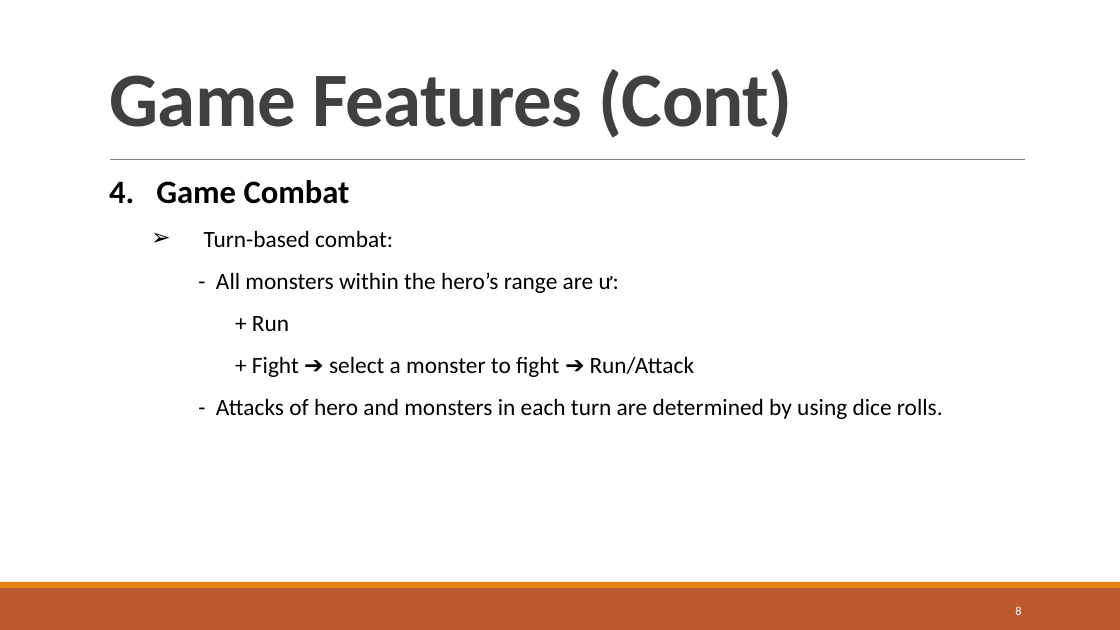
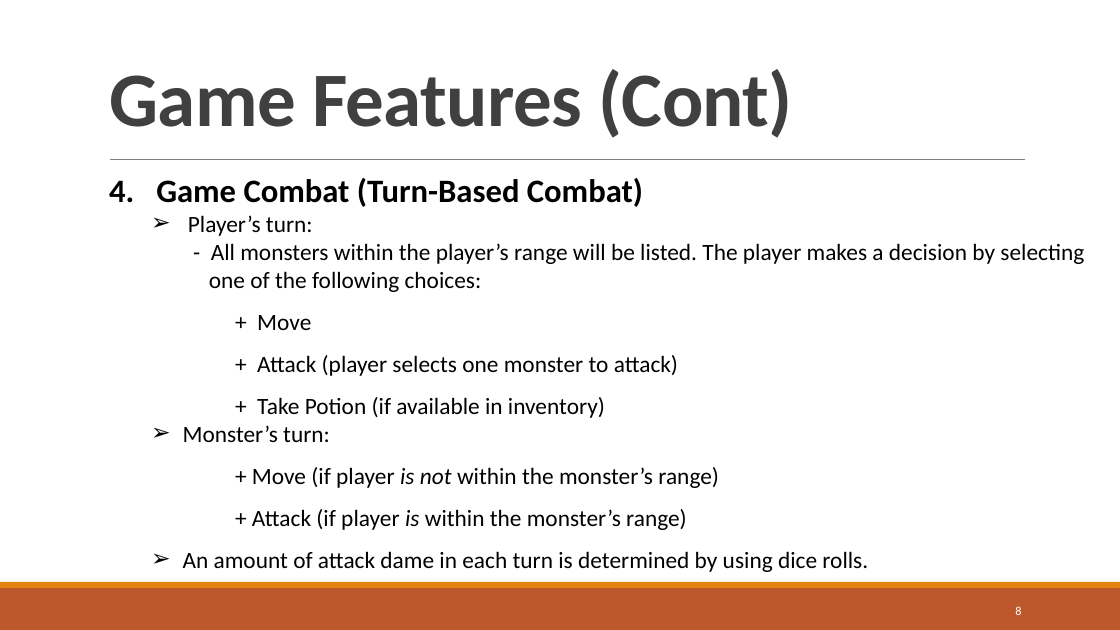
Before and after one commit to taducduy123/RPG_game, a slide deck: slide 8 of RPG.pptx. Drawn at 1120x630 pixels with LibreOffice and Linux fonts; fonts in the diff are those of the drawing. Boxes give left, top, right and bottom in pixels: in the first picture for what was removed or moved away, otherwise in the second. Text is boxed around its words. In the diff, an @@ line names an element or a change of style, - is before the commit and + after.

```diff
--- a/RPG.pptx
+++ b/RPG.pptx
@@ text at (156,178,1084,572): text changed @@
-4. Game Combat
-  ➢ Turn-based combat:
-  - All monsters within the hero’s range are ư:
-  + Run
-  + Fight ➔ select a monster to fight ➔ Run/Attack
-  - Attacks of hero and monsters in each turn are determined by using dice rolls.
+4. Game Combat (Turn-Based Combat)
+  ➢ Player’s turn:
+  - All monsters within the player’s range will be listed. The player makes a decision by selecting
+  one of the following choices:
+  + Move
+  + Attack (player selects one monster to attack)
+  + Take Potion (if available in inventory)
+  ➢ Monster’s turn:
+  + Move (if player is not within the monster’s range)
+  + Attack (if player is within the monster’s range)
+  ➢ An amount of attack dame in each turn is determined by using dice rolls.
```
